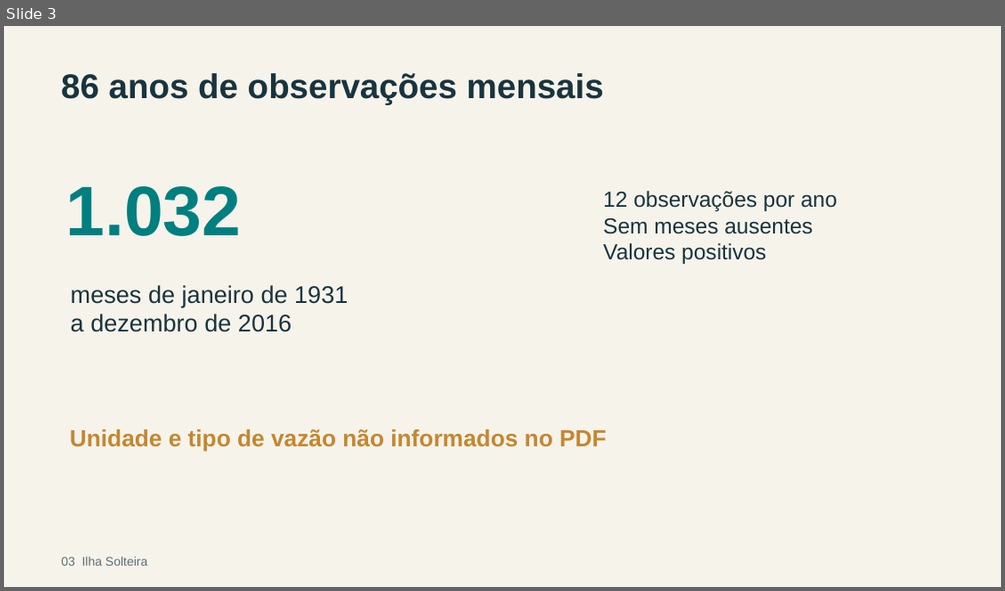
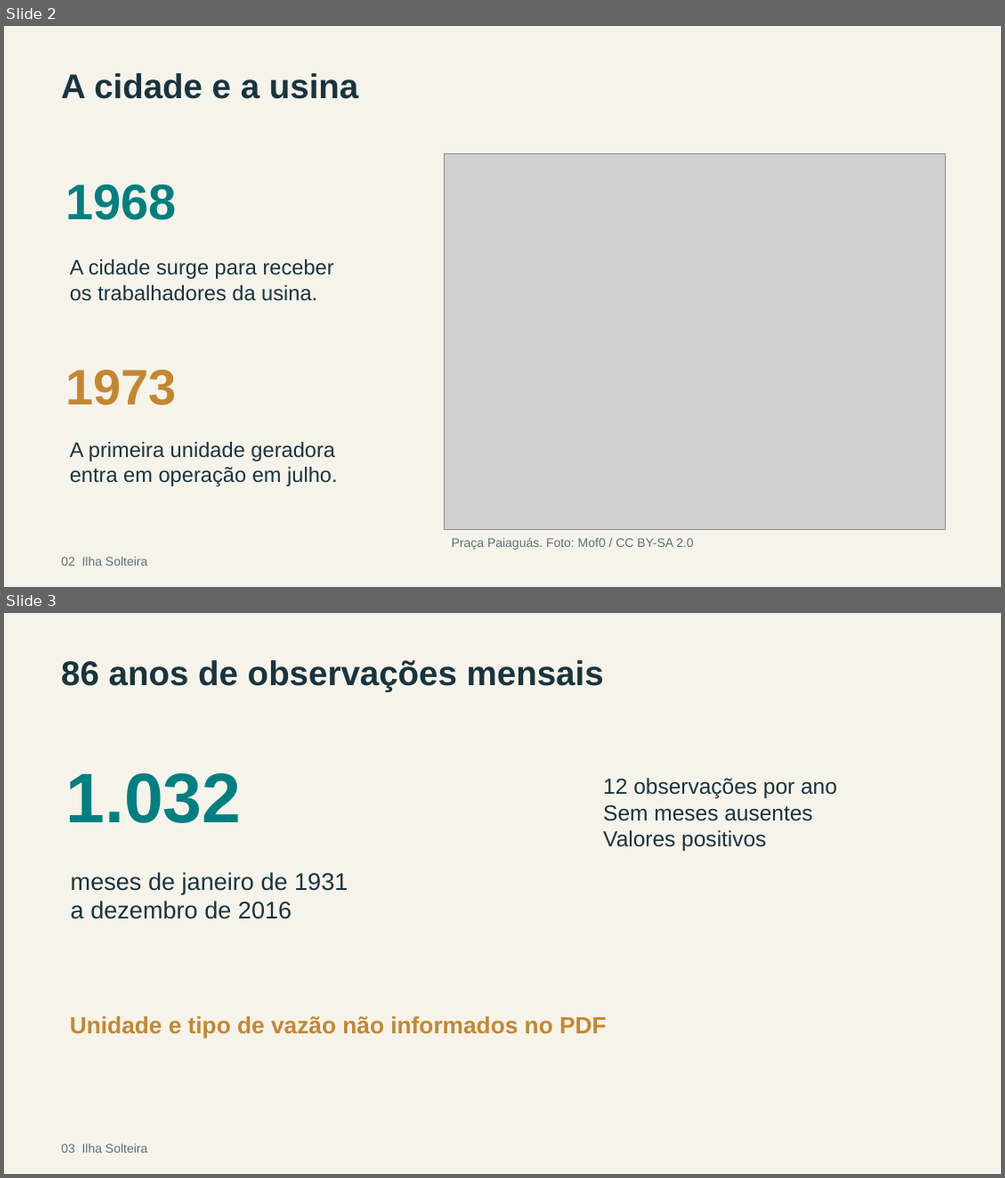
Before and after one commit to letfontenelle/modelagem-analitica, a slide deck: output/apresentacao_ilha_solteira.pptx. Shown one above the other, each under a label of ours: slide 3 before the commit, slides 2 and 3 after it. The pictures are 1005x591 and 1005x1178 pixels, drawn with LibreOffice and Linux fonts; fonts in the diff are those of the drawing; grey boxes stand for pictures. Boxes give left, top, right and bottom in pixels: in the first picture for what was removed or moved away, otherwise in the second. Text is boxed around its words. In the diff, an @@ line names an element or a change of style, - is before the commit and + after.

Commit message:
Apresenta a região de Ilha Solteira com fotos e sazonalidade na abertura

```diff
--- a/output/apresentacao_ilha_solteira.pptx
+++ b/output/apresentacao_ilha_solteira.pptx
@@ slide 2 added at (4, 26, 1001, 587), background #F6F3EB @@
@@ text added at (61, 73, 358, 99), 33 pt, text #18343E, bold @@
+A cidade e a usina
@@ picture added at (445, 154, 946, 529) @@
@@ text added at (66, 184, 178, 220), 48 pt, text #007F80, bold @@
+1968
@@ text added at (70, 259, 334, 301), 20.2 pt, text #18343E @@
+A cidade surge para receber
+os trabalhadores da usina.
@@ text added at (66, 370, 178, 405), 48 pt, text #C48730, bold @@
+1973
@@ text added at (70, 442, 337, 486), 20.2 pt, text #18343E @@
+A primeira unidade geradora
+entra em operação em julho.
@@ text added at (61, 556, 147, 565), 12 pt, text #5B7177 @@
+02 Ilha Solteira
@@ text added at (452, 537, 693, 549), 12 pt, text #5B7177 @@
+Praça Paiaguás. Foto: Mof0 / CC BY-SA 2.0
```
Also in this commit, not shown: 14 slides changed, 1 other slide added, 3 slides removed, 9 other files.
